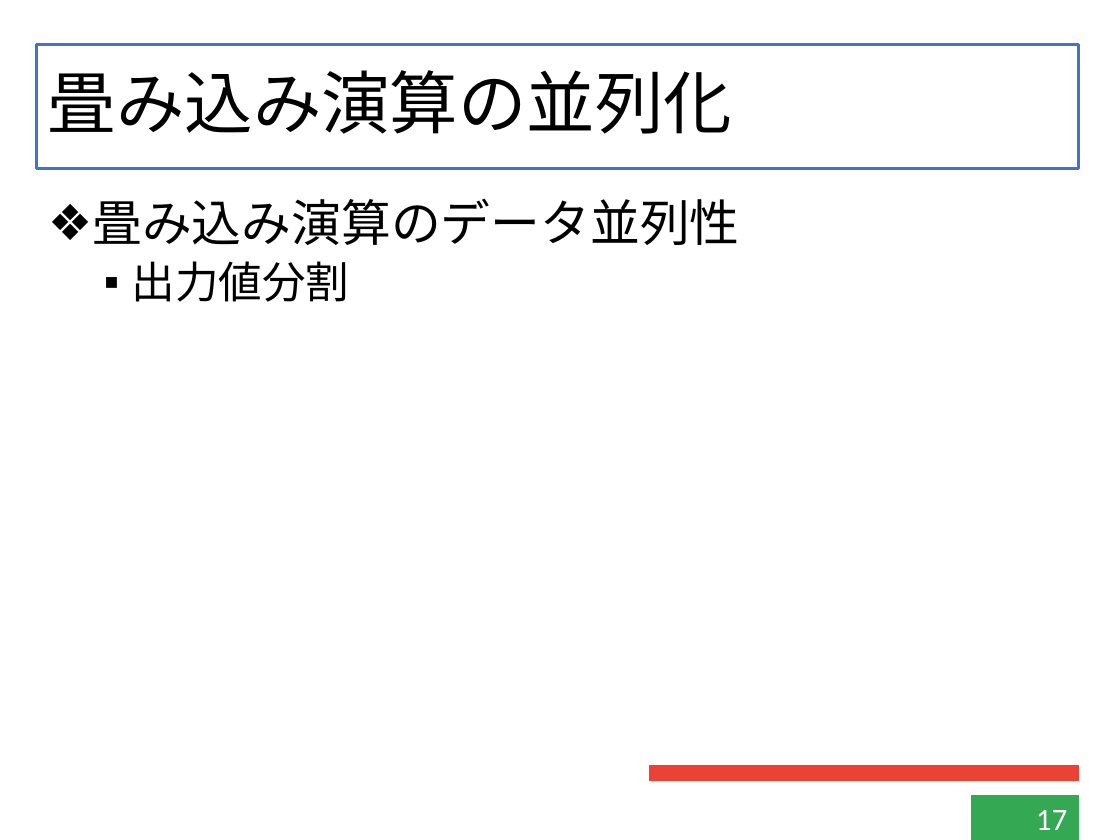
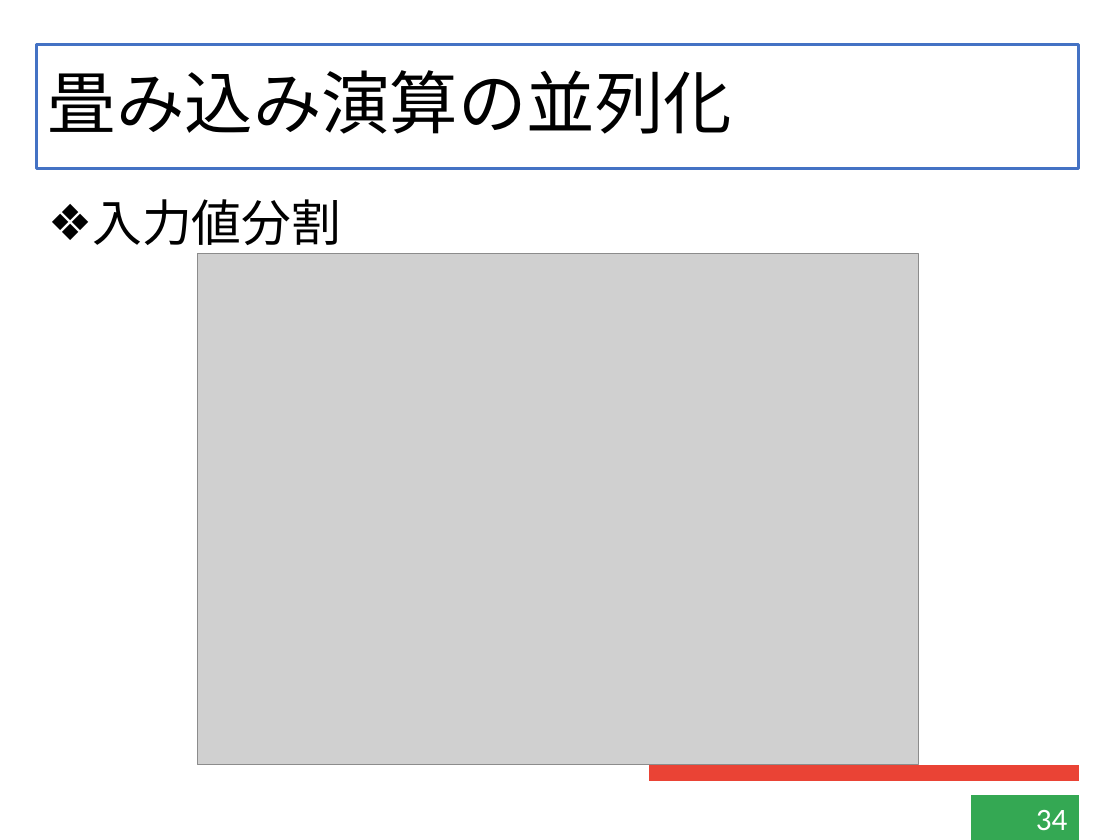
Before and after one commit to kensuke-iizuka/thesis, a slide deck: slide 34 of slide/graduate.pptx (slide 17 before the commit). Drawn at 1120x840 pixels with LibreOffice and Linux fonts; fonts in the diff are those of the drawing; grey boxes stand for pictures. Boxes give left, top, right and bottom in pixels: in the first picture for what was removed or moved away, otherwise in the second. Text is boxed around its words. In the diff, an @@ line names an element or a change of style, - is before the commit and + after.

```diff
--- a/slide/graduate.pptx
+++ b/slide/graduate.pptx
@@ text at [92, 199, 341, 254]: text changed @@
-❖ 畳み込み演算のデータ並列性
-  ▪ 出力値分割
+❖ 入力値分割
@@ picture added at [197, 253, 918, 764] @@
@@ page number at [1036, 810, 1068, 830]: text changed @@
-17
+34
```
Also in this commit, not shown: 15 other slides changed, 4 slides added, 8 other files.
